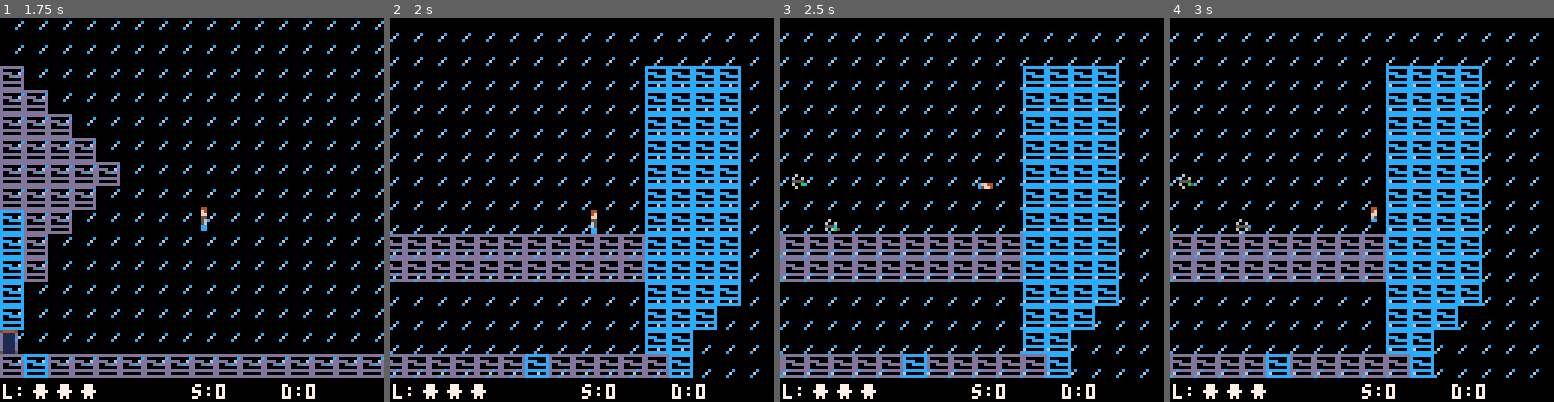
Above: before the commit, frames 1-4 (left to right).
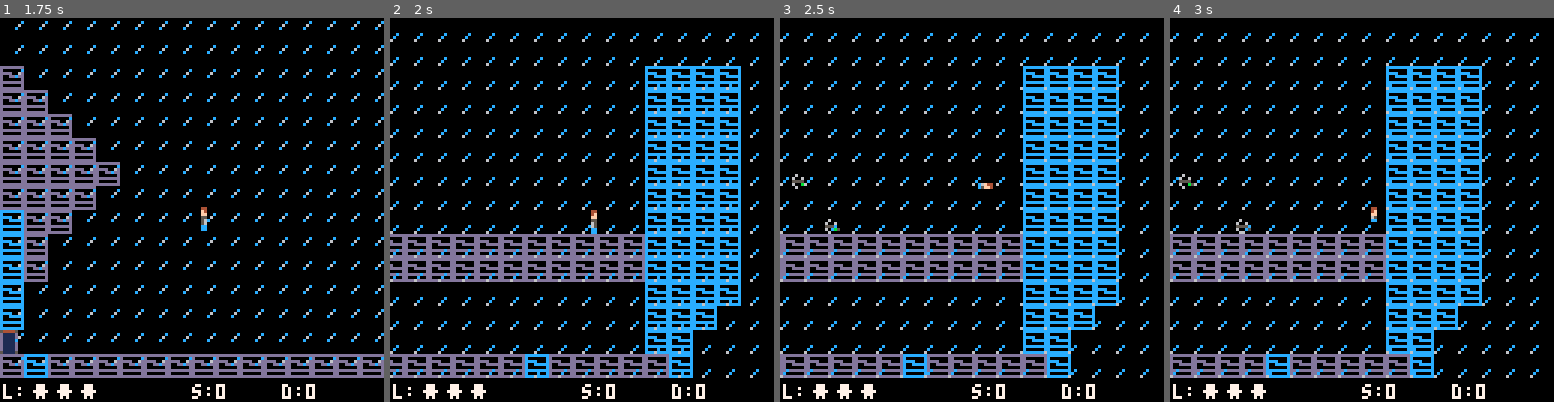
Above: after the commit, the same moments.

Repository: jflores82/data-filch
Game: PICO-8 cartridge df_01.p8
Two runs of this game, one before a commit and one after it. Both use one fixed random seed, a clock stepped at 60 frames per second and the inputs below.
Inputs:
- Up to frame 1 (1.75 s): tap X (X key) at 0.33, 1.07 s; tap O (Z key) at 0.7, 1.7 s; hold Right from 1.6 s (still down)
- Up to frame 2 (2 s): keep holding Right; tap X (X key) at 1.85 s
- Up to frame 3 (2.5 s): release Right at 2.1 s; tap O (Z key) at 2.1 s; hold Up 2.15-2.42 s; hold Right from 2.47 s (still down)
- Up to frame 4 (3 s): keep holding Right; tap O (Z key) at 2.5, 2.9 s; tap X (X key) at 2.97 s

Frame 1 is identical in both runs. In frame 2, 2.9% of the frame differs, in the area x 0-96%, y 4-94%; in frame 3, 2.9%; in frame 4, 2.9%.

Commit message:
chore: changed rain sprite
chore: changed rain sprite.

Diff:
--- a/df_01.p8
+++ b/df_01.p8
@@ -1359,8 +1359,8 @@
 d00dddddc00ccccc56666500005666658000080880800008000d00000000000000000c0000000000000000000000000000000000000000000000000000000000
 d000000dc000000c5dddd500005dddd508808000000808800000000000d000000000000000000000000000000000000000000000000000000000000000000000
 ddddddddcccccccc5ddddd5005ddddd50008000000008000000000000d0000000000000000c00000000000000000000000000000000000000000000000000000
-d000000dc000000c5dddddd55dddddd5000000000000000000000000d00000000000000006000000000000000000000000000000000000000000000000000000
-ddddddddcccccccc55555555555555550000000000000000000000000000000000000000c0000000000000000000000000000000000000000000000000000000
+d000000dc000000c5dddddd55dddddd5000000000000000000000000d0000000000000000c000000000000000000000000000000000000000000000000000000
+ddddddddcccccccc5555555555555555000000000000000000000000000000000000000060000000000000000000000000000000000000000000000000000000
 54444500544445005444450054444500544445005444450054444500544445005444450054444500000000000000000000000000000000000000000000000000
 d1111d006d11d6006dddd60061111600611116006111160061111600611116006111160061111600000000000000000000000000000000000000000000000000
 d1111d006d11d6006dddd6006dddd600611116006111160061111600611116006111160061111600000000000000000000000000000000000000000000000000
